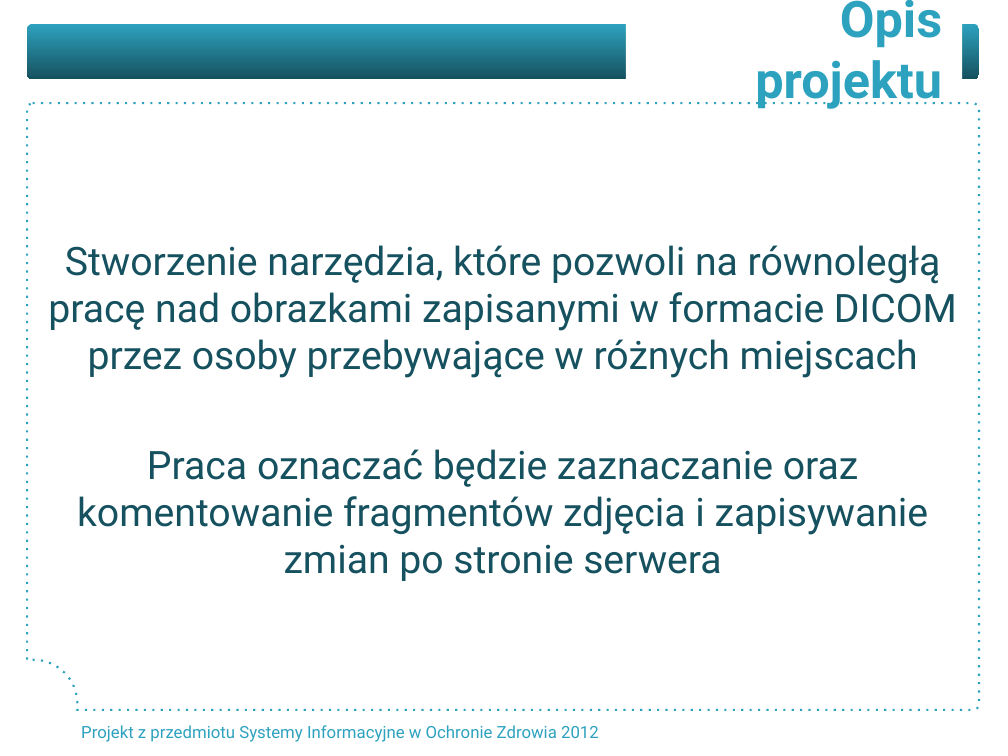
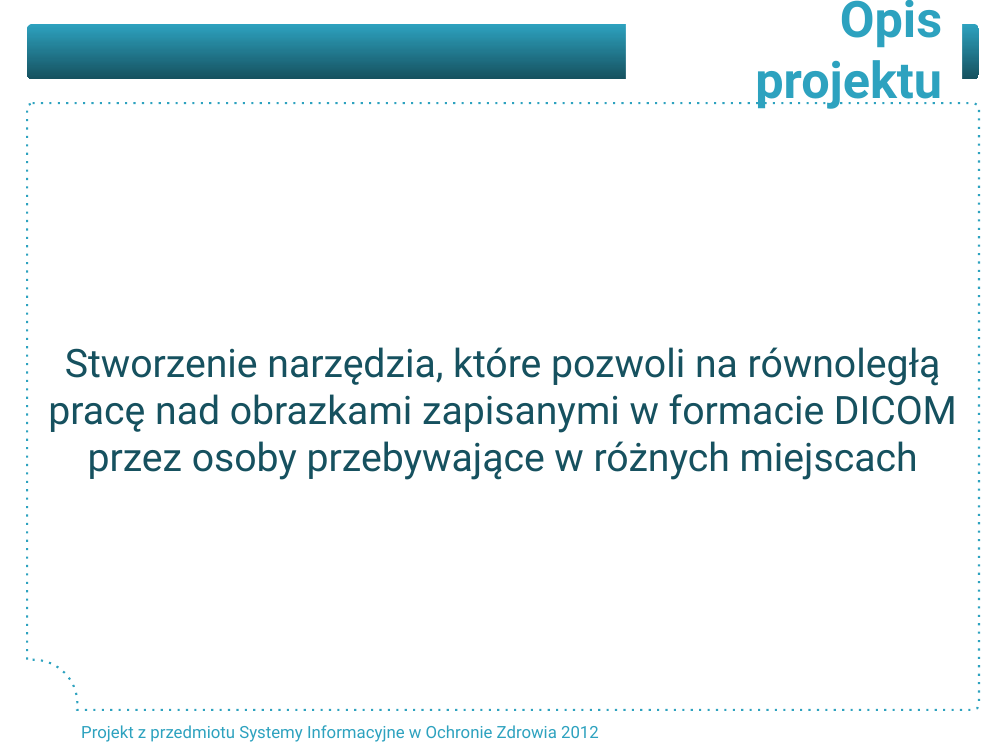
Before and after one commit to pawelrychly/image-tele-consult, a slide deck: slide 2 of 94362_94387/project/presentations/94362_94387_finalPresentation.pptx. Drawn at 1008x756 pixels with LibreOffice and Linux fonts; fonts in the diff are those of the drawing; background and template pictures are left out. Boxes give left, top, right and bottom in pixels: in the first picture for what was removed or moved away, otherwise in the second. Text is boxed around its words. In the diff, an @@ line names an element or a change of style, - is before the commit and + after.

```diff
--- a/94362_94387/project/presentations/94362_94387_finalPresentation.pptx
+++ b/94362_94387/project/presentations/94362_94387_finalPresentation.pptx
@@ text at (x1=77, y1=449, x2=929, y2=581): paragraph removed @@
-Praca oznaczać będzie zaznaczanie oraz komentowanie fragmentów zdjęcia i zapisywanie zmian po stronie serwera
```
Also in this commit, not shown: 1 other slide changed, 9 slides added, 6 slides removed, 26 other files.
